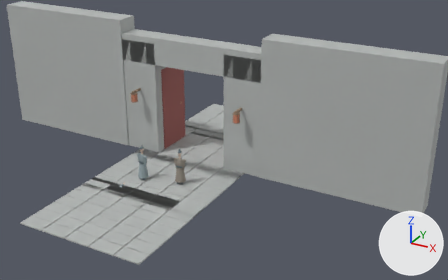
The glTF model production/scene-blockouts/SC07/SC07.glb as it was, and as the next commit left it.
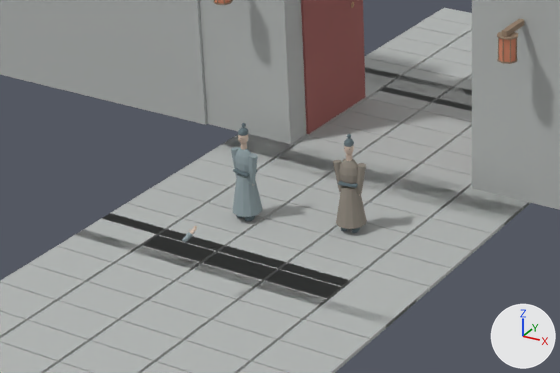
There are two pictures of each version: one from a 50 mm camera at (15.81, -18.62, 14.12) aimed at (2.34, 5.88, 1.87), one close up on the part from 12% to 57% of the width and 36% to 84% of the height. Every picture has the same lights, and +X, +Y and +Z are marked at lower right. The older version's two pictures come first. Where no turn or scale is listed for an object, it has been applied to the vertices.

Script lines for the objects in view, before the commit:
```python
me_belt_001 = bpy.data.meshes.new('belt.001')
me_belt_001.from_pydata(...)  # 8 vertices, 12 faces; spans x -0.191..0.191, y -0.162..0.162, z -0.018..0.018
me_belt_001.materials.append(mat_proxy_33_46_51)  # greyish cyan #65767c
me_robe_skirt = bpy.data.meshes.new('robe_skirt')
me_robe_skirt.from_pydata(...)  # a 12-sided cut cone along z (radius 0.27 at the low end, 0.15 at the high end) spanning x -0.266..0.266, y -0.266..0.266, z 0.0..0.7
me_robe_skirt.materials.append(mat_proxy_71_89_94)  # grey #90a0a4
me_sleeve_r_001 = bpy.data.meshes.new('sleeve_R.001')
me_sleeve_r_001.from_pydata(...)  # 26 vertices, 48 faces; spans x -0.1..0.056, y -0.071..0.057, z -0.008..0.276
me_sleeve_r_001.materials.append(mat_proxy_71_64_54)  # grey #90897e
me_upper_arm_r_001 = bpy.data.meshes.new('upper_arm_R.001')
me_upper_arm_r_001.from_pydata(...)  # 26 vertices, 48 faces; spans x -0.112..0.063, y -0.081..0.067, z -0.009..0.288
me_upper_arm_r_001.materials.append(mat_proxy_71_64_54)  # grey #90897e
ob_belt_001 = bpy.data.objects.new('belt.001', me_belt_001)
ob_belt_001.location = (0.95, 4.0, 0.93)
ob_robe_skirt = bpy.data.objects.new('robe_skirt', me_robe_skirt)
ob_robe_skirt.location = (-0.9, 3.5, 0.16)
ob_sleeve_r_001 = bpy.data.objects.new('sleeve_R.001', me_sleeve_r_001)
ob_sleeve_r_001.location = (0.8, 3.97, 0.75)
ob_upper_arm_r_001 = bpy.data.objects.new('upper_arm_R.001', me_upper_arm_r_001)
ob_upper_arm_r_001.location = (0.76, 3.97, 1.01)
# also in view: 'paving_slab.055' at (0.0, 6.13, -0.03); 'robe_skirt.001' at (0.95, 4.0, 0.51); 'paving_slab.043' at (-1.27, 2.58, -0.03); 'paving_slab.012' at (-1.27, 1.42, -0.03); 'paving_slab.062' at (1.27, 6.13, -0.03)
```
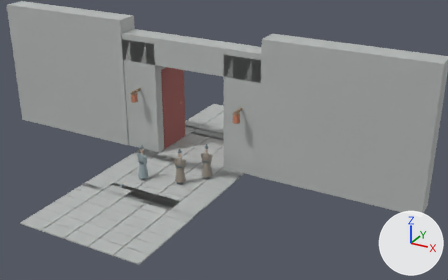
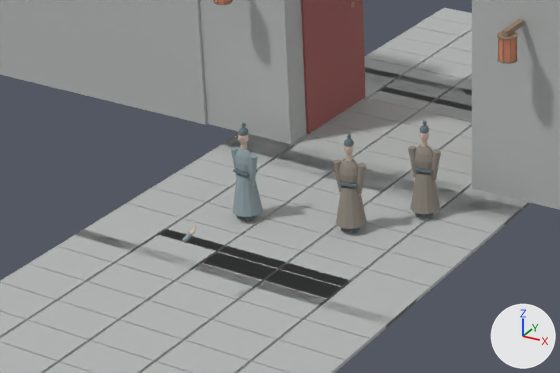
Not visible in the close-ups: 'nose.002'.

Boxes [x1, y1, x2, y2] around the edits, measured in the close-ups (560 x 373 px):
'robe_skirt.002', added
    after: [410, 172, 440, 214]
'torso.002', added
    after: [414, 145, 433, 173]
'upper_arm_L.002', added
    after: [432, 149, 441, 167]
'upper_arm_R.002', added
    after: [408, 146, 417, 164]
'sleeve_L.002', added
    after: [431, 166, 438, 180]
'hair.002', added
    after: [419, 125, 429, 133]
'belt.002', added
    after: [413, 167, 433, 173]
'head.002', added
    after: [420, 132, 429, 142]
'sleeve_R.002', added
    after: [411, 164, 417, 178]
'boot_L.002', added
    after: [426, 213, 434, 218]
'boot_R.002', added
    after: [415, 213, 422, 217]
'paving_slab.013', unchanged, covered by the edit
    before: [142, 229, 224, 263]
    after: [159, 229, 224, 254]
'paving_slab.042', unchanged, uncovered by the edit
    before: [133, 246, 215, 270]
    after: [135, 235, 215, 270]

What changed in the scene script:
```text
Add ob_belt_002:
    ob_belt_002 = bpy.data.objects.new('belt.002', me_belt_001.copy())  # the mesh of ob_belt_001
    ob_belt_002.location = (1.8, 5.1, 0.93)
Add ob_sleeve_r_002:
    ob_sleeve_r_002 = bpy.data.objects.new('sleeve_R.002', me_sleeve_r_001.copy())  # the mesh of ob_sleeve_r_001
    ob_sleeve_r_002.location = (1.65, 5.07, 0.75)
Add ob_upper_arm_r_002:
    ob_upper_arm_r_002 = bpy.data.objects.new('upper_arm_R.002', me_upper_arm_r_001.copy())  # the mesh of ob_upper_arm_r_001
    ob_upper_arm_r_002.location = (1.61, 5.07, 1.01)
Add ob_sleeve_l_002:
    ob_sleeve_l_002 = bpy.data.objects.new('sleeve_L.002', me_sleeve_l_001.copy())  # the mesh of ob_sleeve_l_001
    ob_sleeve_l_002.location = (1.95, 5.13, 0.75)
Add ob_upper_arm_l_002:
    ob_upper_arm_l_002 = bpy.data.objects.new('upper_arm_L.002', me_upper_arm_l_001.copy())  # the mesh of ob_upper_arm_l_001
    ob_upper_arm_l_002.location = (1.99, 5.13, 1.01)
Add ob_nose_002:
    ob_nose_002 = bpy.data.objects.new('nose.002', me_nose_001.copy())  # the mesh of ob_nose_001
    ob_nose_002.location = (1.82, 5.0, 1.57)
Add ob_hair_bun_002:
    ob_hair_bun_002 = bpy.data.objects.new('hair_bun.002', me_hair_bun_001.copy())  # the mesh of ob_hair_bun_001
    ob_hair_bun_002.location = (1.8, 5.12, 1.79)
Add ob_hair_002:
    ob_hair_002 = bpy.data.objects.new('hair.002', me_hair_001.copy())  # the mesh of ob_hair_001
    ob_hair_002.location = (1.8, 5.1, 1.67)
Add ob_head_002:
    ob_head_002 = bpy.data.objects.new('head.002', me_head_001.copy())  # the mesh of ob_head_001
    ob_head_002.location = (1.8, 5.1, 1.57)
Add ob_torso_002:
    ob_torso_002 = bpy.data.objects.new('torso.002', me_torso_001.copy())  # the mesh of ob_torso_001
    ob_torso_002.location = (1.8, 5.1, 1.11)
Add ob_robe_skirt_002:
    ob_robe_skirt_002 = bpy.data.objects.new('robe_skirt.002', me_robe_skirt_001.copy())  # the mesh of ob_robe_skirt_001
    ob_robe_skirt_002.location = (1.8, 5.1, 0.16)
Add ob_boot_r_002:
    ob_boot_r_002 = bpy.data.objects.new('boot_R.002', me_boot_r_001.copy())  # the mesh of ob_boot_r_001
    ob_boot_r_002.location = (1.71, 5.04, 0.06)
Add ob_boot_l_002:
    ob_boot_l_002 = bpy.data.objects.new('boot_L.002', me_boot_r_001.copy())  # the mesh of ob_boot_r_001
    ob_boot_l_002.location = (1.91, 5.07, 0.06)
```
